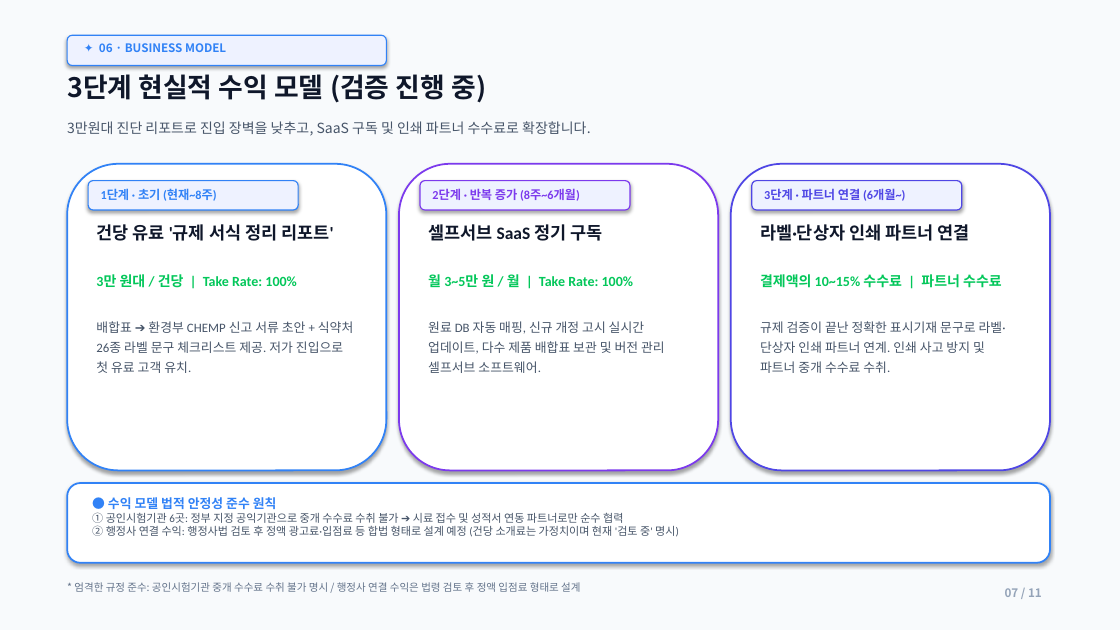
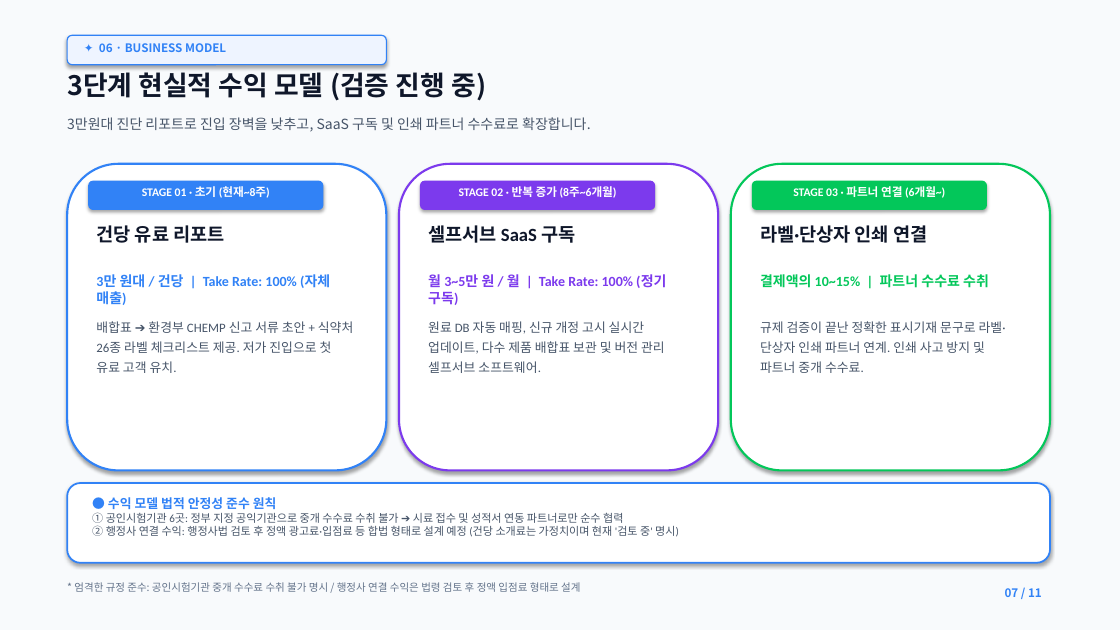
Before and after one commit to lita-lilith16/formu-landing, a slide deck: slide 7 of public/formu_pitch_deck.pptx. Drawn at 1120x630 pixels with LibreOffice and Linux fonts; fonts in the diff are those of the drawing. Boxes give left, top, right and bottom in pixels: in the first picture for what was removed or moved away, otherwise in the second. Text is boxed around its words. In the diff, an @@ line names an element or a change of style, - is before the commit and + after.

```diff
--- a/public/formu_pitch_deck.pptx
+++ b/public/formu_pitch_deck.pptx
@@ text "3단계 현실적 수익 모델 (검증 ..." rewrapped from box(67, 74, 486, 103) to box(67, 68, 486, 101) @@
@@ text "3만원대 진단 리포트로 진입 장벽을 ...": place and size @@
-text "3만원대 진단 리포트로 진입 장벽을 ..." at box(67, 121, 591, 136)
+text "3만원대 진단 리포트로 진입 장벽을 ..." at box(67, 117, 591, 132)
@@ rounded rectangle at box(67, 164, 386, 471): outline #3182F6 1.5 pt to #3182F6 1.8 pt @@
@@ rounded rectangle at box(399, 164, 718, 471): outline #7C3AED 1.5 pt to #7C3AED 1.8 pt @@
@@ rounded rectangle at box(731, 164, 1050, 471): outline #4F46E5 1.5 pt to #03C75A 1.8 pt @@
@@ rounded rectangle: place and size @@
-rounded rectangle at box(88, 181, 298, 210)
+rounded rectangle at box(88, 181, 323, 210)
@@ rounded rectangle at box(88, 181, 323, 210): fill #EEF2FF to #3182F6; outline #3182F6 1 pt to none @@
@@ text at box(142, 186, 270, 198): text changed; size 10.5 to 10 pt; text colour #3182F6 to #FFFFFF @@
-1단계 · 초기 (현재~8주)
+STAGE 01 · 초기 (현재~8주)
@@ rounded rectangle: place and size @@
-rounded rectangle at box(420, 181, 630, 210)
+rounded rectangle at box(420, 181, 655, 210)
@@ rounded rectangle at box(420, 181, 655, 210): fill #EEF2FF to #7C3AED; outline #7C3AED 1 pt to none @@
@@ text at box(459, 186, 617, 198): text changed; size 10.5 to 10 pt; text colour #7C3AED to #FFFFFF @@
-2단계 · 반복 증가 (8주~6개월)
+STAGE 02 · 반복 증가 (8주~6개월)
@@ rounded rectangle: place and size @@
-rounded rectangle at box(752, 181, 962, 210)
+rounded rectangle at box(752, 181, 987, 210)
@@ rounded rectangle at box(752, 181, 987, 210): fill #EEF2FF to #03C75A; outline #4F46E5 1 pt to none @@
@@ text at box(793, 186, 945, 198): text changed; size 10.5 to 10 pt; text colour #4F46E5 to #FFFFFF @@
-3단계 · 파트너 연결 (6개월~)
+STAGE 03 · 파트너 연결 (6개월~)
@@ text at box(96, 225, 224, 243): text changed; size 15 to 16 pt @@
-건당 유료 '규제 서식 정리 리포트'
+건당 유료 리포트
@@ text at box(428, 225, 575, 243): text changed; size 15 to 16 pt @@
-셀프서브 SaaS 정기 구독
+셀프서브 SaaS 구독
@@ text at box(760, 225, 927, 243): text changed; size 15 to 16 pt @@
-라벨·단상자 인쇄 파트너 연결
+라벨·단상자 인쇄 연결
@@ text at box(96, 274, 330, 305): text changed; text colour #03C75A to #3182F6 @@
-3만 원대 / 건당 | Take Rate: 100%
+3만 원대 / 건당 | Take Rate: 100% (자체 매출)
@@ text at box(428, 273, 666, 305): text changed; text colour #03C75A to #7C3AED @@
-월 3~5만 원 / 월 | Take Rate: 100%
+월 3~5만 원 / 월 | Take Rate: 100% (정기 구독)
@@ text at box(760, 274, 989, 288): text changed @@
-결제액의 10~15% 수수료 | 파트너 수수료
+결제액의 10~15% | 파트너 수수료 수취
@@ text at box(96, 321, 353, 373): text changed @@
-배합표 ➔ 환경부 CHEMP 신고 서류 초안 + 식약처 26종 라벨 문구 체크리스트 제공. 저가 진입으로 첫 유료 고객 유치.
+배합표 ➔ 환경부 CHEMP 신고 서류 초안 + 식약처 26종 라벨 체크리스트 제공. 저가 진입으로 첫 유료 고객 유치.
@@ text at box(760, 321, 1006, 373): text changed @@
-규제 검증이 끝난 정확한 표시기재 문구로 라벨·단상자 인쇄 파트너 연계. 인쇄 사고 방지 및 파트너 중개 수수료 수취.
+규제 검증이 끝난 정확한 표시기재 문구로 라벨·단상자 인쇄 파트너 연계. 인쇄 사고 방지 및 파트너 중개 수수료.
@@ text "07 / 11" at box(1005, 588, 1042, 597): text colour #94A3B8 to #3182F6 @@
```
Also in this commit, not shown: 10 other slides changed, 1 other file.
